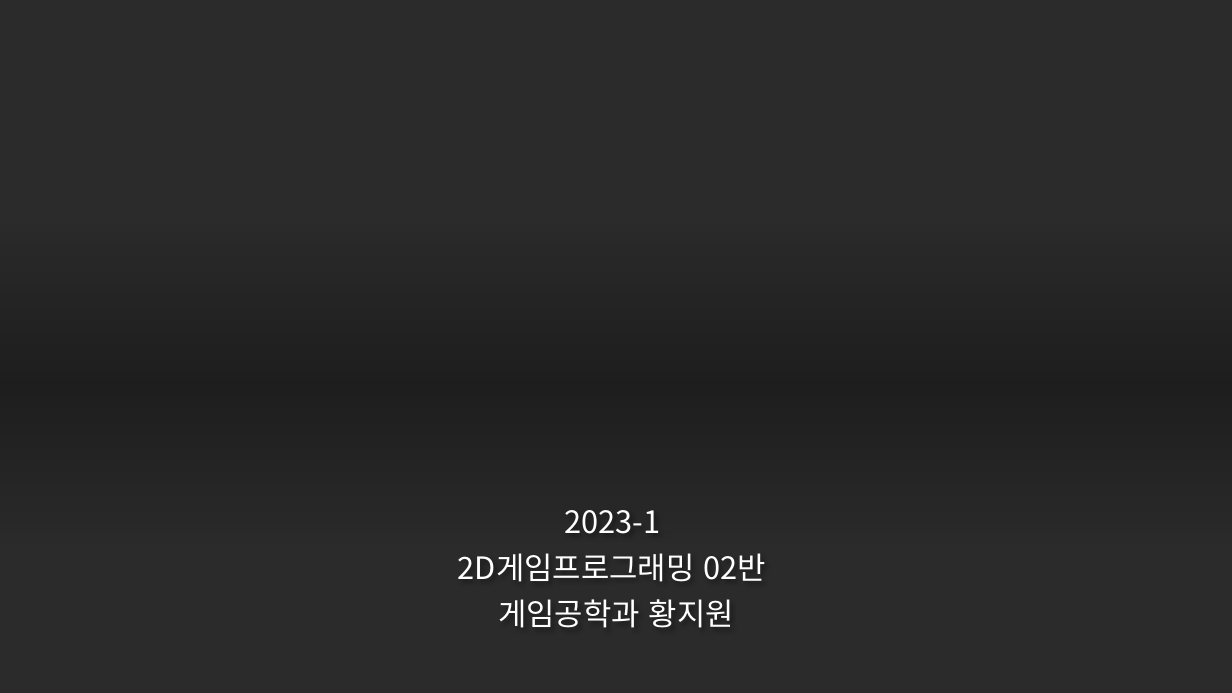
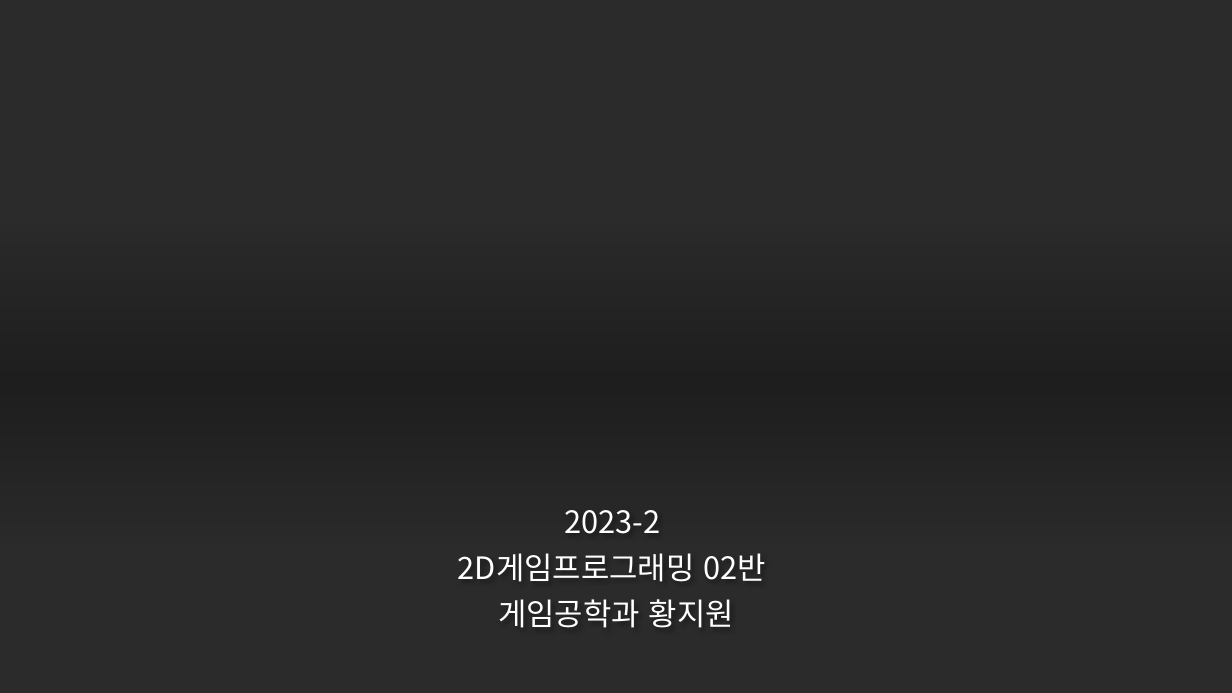
Before and after one commit to pikach-u/2DGP_PIXELJONES, a slide deck: slide 1 of 2DGP 기획발표.pptx. Drawn at 1232x693 pixels with LibreOffice and Linux fonts; fonts in the diff are those of the drawing; background and template pictures are left out; a plain dark background stands for a picture behind light text. Boxes give left, top, right and bottom in pixels: in the first picture for what was removed or moved away, otherwise in the second. Text is boxed around its words. In the diff, an @@ line names an element or a change of style, - is before the commit and + after.

```diff
--- a/2DGP 기획발표.pptx
+++ b/2DGP 기획발표.pptx
@@ subtitle at bbox=[564, 510, 660, 534]: text changed @@
-2023-1
+2023-2
```
Also in this commit, not shown: 6 slides added.
